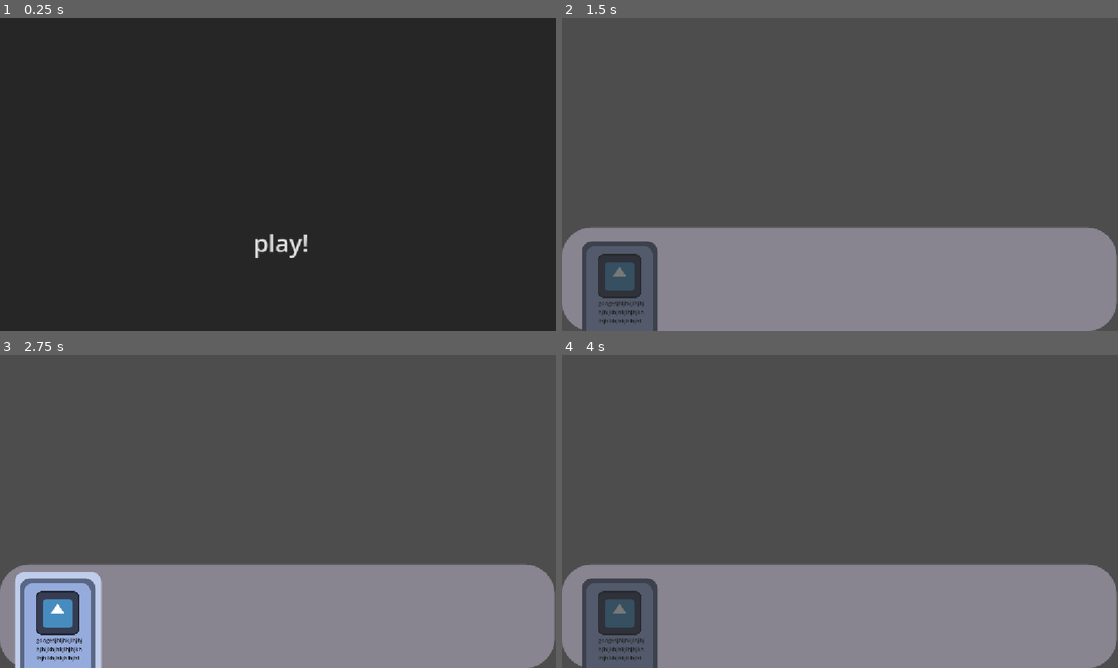
Above: before the commit, frames 1-4 (two rows, left to right).
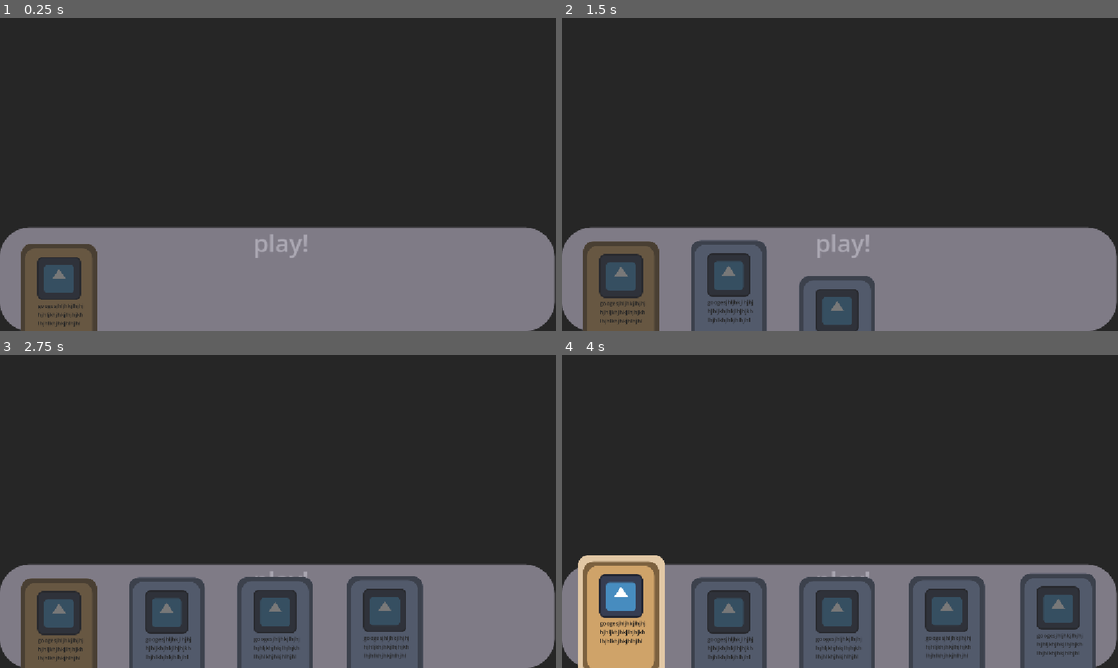
Above: after the commit, the same moments.

Repository: jyoshitanair/star-theif
Game: Godot game, scene res://scenes/loading.tscn
Two runs of this game, one before a commit and one after it. Both use one fixed random seed, a clock stepped at 60 frames per second and the inputs below. The engine's default icon, where the game draws it, is replaced by a stand-in: a white triangle on a blue panel in a dark square.
Inputs (mouse positions are in pixels of both pictures, inside the frame that each line leads up to):
- Up to frame 1 (0.25 s): no input
- Up to frame 2 (1.5 s): click "play!" at 0.5 s; click (845, 243) at 1.25 s, where only the run after the commit has a clickable "play!"
- Up to frame 3 (2.75 s): tap Enter at 2 s; move the mouse to (55, 633) at 2.02 s; hold Right from 2.03 s (still down); click (55, 633) at 2.1 s
- Up to frame 4 (4 s): tap Space at 2.75 s; move the mouse to (728, 527) at 2.77 s; release Right at 2.78 s; hold Down 2.78-3.53 s; click (728, 527) at 2.85 s; tap Enter at 3.5 s; move the mouse to (895, 442) at 3.52 s; hold Right from 3.53 s (still down); tap Alt at 3.6 s; click (895, 442) at 3.8 s

The runs differ from the first frame. In frame 1, 32% of the frame differs, in the area x 0-100%, y 66-100%; in frame 2, 77%; in frame 3, 84%; in frame 4, 88%, in the area x 0-100%, y 0-100%.

Commit message:
cards animation works working on multiplayer now :/

Diff:
--- a/project.godot
+++ b/project.godot
@@ -15,6 +15,10 @@
 config/features=PackedStringArray("4.7", "GL Compatibility")
 config/icon="res://icon.svg"
 
+[autoload]
+
+Manager="*uid://b82mpuv1h8nut"
+
 [display]
 
 window/stretch/mode="canvas_items"
@@ -23,6 +27,14 @@
 [editor_plugins]
 
 enabled=PackedStringArray("res://addons/godot_super-wakatime/plugin.cfg")
+
+[input]
+
+clicked={
+"deadzone": 0.2,
+"events": [Object(InputEventMouseButton,"resource_local_to_scene":false,"resource_name":"","device":-1,"window_id":0,"alt_pressed":false,"shift_pressed":false,"ctrl_pressed":false,"meta_pressed":false,"button_mask":1,"position":Vector2(455, 28),"global_position":Vector2(467, 88),"factor":1.0,"button_index":1,"canceled":false,"pressed":true,"double_click":false,"script":null)
+]
+}
 
 [physics]
 
--- a/scenes/card.tscn
+++ b/scenes/card.tscn
@@ -2,6 +2,9 @@
 
 [ext_resource type="Script" uid="uid://w4s7l5hjoccx" path="res://scripts/card.gd" id="1_d81rb"]
 [ext_resource type="Texture2D" uid="uid://bdp5yi60dfikk" path="res://icon.svg" id="2_6u4wf"]
+
+[sub_resource type="RectangleShape2D" id="RectangleShape2D_cqrfi"]
+size = Vector2(229, 339)
 
 [sub_resource type="StyleBoxFlat" id="StyleBoxFlat_cqrfi"]
 bg_color = Color(1, 1, 1, 1)
@@ -30,45 +33,51 @@
 corner_radius_bottom_right = 30
 corner_radius_bottom_left = 30
 
-[sub_resource type="RectangleShape2D" id="RectangleShape2D_cqrfi"]
-size = Vector2(229, 339)
-
 [node name="Card" type="Node2D" unique_id=1194118314]
 scale = Vector2(0.7, 0.7)
 script = ExtResource("1_d81rb")
 
-[node name="Panel" type="Panel" parent="." unique_id=880550975]
+[node name="Area2D" type="Area2D" parent="." unique_id=2104464704]
+
+[node name="CollisionShape2D" type="CollisionShape2D" parent="Area2D" unique_id=550360223]
+position = Vector2(-1.5, 5.5)
+shape = SubResource("RectangleShape2D_cqrfi")
+
+[node name="visual" type="Node2D" parent="." unique_id=1965317690]
+
+[node name="Panel" type="Panel" parent="visual" unique_id=880550975]
 visible = false
-offset_left = -128.0
-offset_top = -181.0
+offset_left = -127.99999
+offset_top = -180.99998
 offset_right = 129.0
-offset_bottom = 189.0
+offset_bottom = 189.00002
 mouse_filter = 1
 theme_override_styles/panel = SubResource("StyleBoxFlat_cqrfi")
 
-[node name="ColorRect" type="Panel" parent="." unique_id=1666977774]
-offset_left = -113.0
+[node name="ColorRect" type="Panel" parent="visual" unique_id=1666977774]
+offset_left = -112.99999
 offset_top = -162.0
-offset_right = 111.0
+offset_right = 111.00001
 offset_bottom = 173.0
 mouse_filter = 1
 theme_override_styles/panel = SubResource("StyleBoxFlat_rid7q")
 
-[node name="ColorRect2" type="Panel" parent="." unique_id=1342244455]
-offset_left = -101.0
-offset_top = -149.0
-offset_right = 98.0
-offset_bottom = 160.0
+[node name="ColorRect2" type="Panel" parent="visual" unique_id=1342244455]
+offset_left = -100.99999
+offset_top = -148.99998
+offset_right = 98.00001
+offset_bottom = 160.00002
 mouse_filter = 1
 theme_override_styles/panel = SubResource("StyleBoxFlat_pom5n")
 
-[node name="Sprite2D" type="Sprite2D" parent="." unique_id=348951911]
-position = Vector2(-1, -60)
+[node name="Sprite2D" type="Sprite2D" parent="visual" unique_id=348951911]
+position = Vector2(-0.99999994, -59.999996)
+scale = Vector2(0.99999994, 0.99999994)
 texture = ExtResource("2_6u4wf")
 
-[node name="Label" type="Label" parent="." unique_id=1384585475]
-offset_left = -64.0
-offset_top = 9.0
+[node name="Label" type="Label" parent="visual" unique_id=1384585475]
+offset_left = -63.999996
+offset_top = 8.999999
 offset_right = 74.0
 offset_bottom = 148.0
 mouse_filter = 1
@@ -76,19 +85,13 @@
 text = "meow "
 autowrap_mode = 3
 
-[node name="Panel2" type="Panel" parent="." unique_id=1220221136]
-offset_left = -113.0
+[node name="Panel2" type="Panel" parent="visual" unique_id=1220221136]
+offset_left = -112.99999
 offset_top = -162.0
-offset_right = 111.0
+offset_right = 111.00001
 offset_bottom = 173.0
 mouse_filter = 1
 theme_override_styles/panel = SubResource("StyleBoxFlat_6u4wf")
 
-[node name="Area2D" type="Area2D" parent="." unique_id=2104464704]
-
-[node name="CollisionShape2D" type="CollisionShape2D" parent="Area2D" unique_id=550360223]
-position = Vector2(-1.5, 5.5)
-shape = SubResource("RectangleShape2D_cqrfi")
-
 [connection signal="mouse_entered" from="Area2D" to="." method="_on_area_2d_mouse_entered"]
 [connection signal="mouse_exited" from="Area2D" to="." method="_on_area_2d_mouse_exited"]
--- a/scenes/fight.tscn
+++ b/scenes/fight.tscn
@@ -21,6 +21,7 @@
 
 [node name="Card" parent="." unique_id=1194118314 instance=ExtResource("1_537il")]
 position = Vector2(123, 774)
+move_clicked = "meow"
 
 [node name="Card2" parent="." unique_id=1797223111 instance=ExtResource("1_537il")]
 position = Vector2(346, 772)
--- /dev/null
+++ b/scenes/invite.tscn
@@ -0,0 +1,3 @@
+[gd_scene format=3 uid="uid://s43sg8tmqx6j"]
+
+[node name="Invite" type="Node2D" unique_id=504020460]
--- /dev/null
+++ b/scenes/join.tscn
@@ -0,0 +1,3 @@
+[gd_scene format=3 uid="uid://ci02y0duadi57"]
+
+[node name="Join" type="Node2D" unique_id=152130232]
--- a/scenes/loading.tscn
+++ b/scenes/loading.tscn
@@ -1,6 +1,7 @@
 [gd_scene format=3 uid="uid://xhx4p6kd57tw"]
 
 [ext_resource type="Script" uid="uid://dqh52prjnn4sc" path="res://scripts/play-button.gd" id="1_ir5ef"]
+[ext_resource type="PackedScene" uid="uid://iedml5p5d1i" path="res://scenes/fight.tscn" id="2_yc7uc"]
 
 [sub_resource type="StyleBoxEmpty" id="StyleBoxEmpty_cqrfi"]
 
@@ -23,4 +24,11 @@
 text = "play!"
 script = ExtResource("1_ir5ef")
 
+[node name="bar" parent="." unique_id=1185309514 instance=ExtResource("2_yc7uc")]
+
+[node name="Card" parent="bar" index="1" unique_id=1194118314]
+color = Color(0.8120746, 0.63707155, 0.41229284, 1)
+
 [connection signal="pressed" from="Button" to="Button" method="_on_pressed"]
+
+[editable path="bar"]
--- /dev/null
+++ b/scenes/multiplayer.tscn
@@ -0,0 +1,3 @@
+[gd_scene format=3 uid="uid://dnimysf3ss5o6"]
+
+[node name="Multiplayer" type="Node2D" unique_id=863226930]
--- /dev/null
+++ b/scripts/Manager.gd
@@ -0,0 +1,12 @@
+extends Node
+var move_clicked
+var clicked_before= false
+
+# Called when the node enters the scene tree for the first time.
+func _ready() -> void:
+	pass # Replace with function body.
+
+
+# Called every frame. 'delta' is the elapsed time since the previous frame.
+func _process(delta: float) -> void:
+	pass
--- a/scripts/card.gd
+++ b/scripts/card.gd
@@ -2,15 +2,26 @@
 @export var color:Color = Color("#95abdc")
 @export var text:String = "googesjhljhkjlhjhjhjhljkhjhkjlhjhjkhlhjhlkhjhkjhlhjhl"
 @export var texture: Texture2D = preload("res://icon.svg")
-@onready var color_rect: Panel = $ColorRect
-@onready var color_rect_2: Panel = $ColorRect2
-@onready var sprite_2d: Sprite2D = $Sprite2D
-@onready var label: Label = $Label
-@onready var panel: Panel = $Panel
-@onready var panel_2: Panel = $Panel2
+@export var move_clicked:String = "speed"
+@onready var panel: Panel = $visual/Panel
+@onready var color_rect: Panel = $visual/ColorRect
+@onready var color_rect_2: Panel = $visual/ColorRect2
+@onready var sprite_2d: Sprite2D = $visual/Sprite2D
+@onready var label: Label = $visual/Label
+@onready var panel_2: Panel = $visual/Panel2
+@onready var visual: Node2D = $visual
+
 var current = false
+var old_current = false
+var up
+var down
+var bar
+
 # Called when the node enters the scene tree for the first time.
 func _ready() -> void:
+	bar = get_parent()
+	up = Vector2(0, - 50)
+	down =Vector2.ZERO
 	sprite_2d.texture = texture
 	label.text = text
 	##
@@ -27,15 +38,28 @@
 	color_rect_2.add_theme_stylebox_override("panel", style3)
 # Called every frame. 'delta' is the elapsed time since the previous frame.
 func _process(delta: float) -> void:
-	if current:
-		panel.show()
-		panel_2.hide()
-	else:
-		panel_2.show()
-		panel.hide()
-	print(current)
+	if Manager.clicked_before:
+		return
+	if bar.done && ! Manager.clicked_before:
+		if current:
+			panel.show()
+			panel_2.hide()
+			if Input.is_action_just_pressed("clicked"):
+				Manager.move_clicked = move_clicked
+				current = false
+				Manager.clicked_before = true
+				print("me0w")
+				return
+		else:
+			panel_2.show()
+			panel.hide()
+		if current != old_current:
+			visual.position = down if !current else  up
+			old_current = current
 
 func _on_area_2d_mouse_entered() -> void:
-	current = true
+	if ! Manager.clicked_before:
+		current = true
 func _on_area_2d_mouse_exited() -> void:
-	current = false
+	if ! Manager.clicked_before:
+		current = false
--- a/scripts/fightbar.gd
+++ b/scripts/fightbar.gd
@@ -1,4 +1,5 @@
 extends Node2D
+var done = false
 var card = preload("res://scenes/card.tscn")
 var first1 = true
 var first2 = true
@@ -18,16 +19,18 @@
 var loaded_card3
 var loaded_card4
 var positions_array = [Vector2(120.0,774.0), Vector2(346.0,774.0),Vector2(571.0,774.0),Vector2(798.0,774.0),Vector2(1029.0,774.0)]
+@onready var cards =[$Card, $Card2, $Card3, $Card4, $Card5]
 # Called when the node enters the scene tree for the first time.
 func _ready() -> void:
 	for i in range(0,5):
+		var card_node = cards[i]
+		if card_node == null:
+			print(card_node)
+			return
 		var card_name ="loaded_card%d"%i
 		var card_name_end ="loaded_card_end%d"%i
-		var temp_card = card.instantiate()
-		temp_card.position = positions_array[i]
-		add_child(temp_card)
-		set(card_name, temp_card)
-		set(card_name_end, (temp_card.position.y -198))
+		set(card_name, card_node)
+		set(card_name_end, (card_node.position.y -198))
 
 	await get_tree().create_timer(0.8).timeout
 
@@ -35,14 +38,18 @@
 func _process(delta: float) -> void:
 	if first1 ||first2 ||first3 ||first4 ||first5:
 		for i in range(0,5):
+			var firstvariation = "first%d"%(i+1)
+			if !get(firstvariation):
+				continue
 			var card_name1 ="loaded_card%d"%i
 			var card_name_end1 ="loaded_card_end%d"%i
 			var actual_card1  = get(card_name1)
 			if actual_card1:
-				var target_pos = lerp(actual_card1.position.y,get(card_name_end1), delta*10 )
+				var target_pos = lerp(actual_card1.position.y,get(card_name_end1), delta*13)
 				#sets a certain property
 				actual_card1.set_indexed("position:y",target_pos)
 				if is_equal_approx(get(card_name_end1),target_pos):
-					var firstvariation = "first%d"%(i+1)
 					set(firstvariation, false)
-			break
+				break
+	else:
+		done = true
--- /dev/null
+++ b/scripts/multiplayer.gd
@@ -0,0 +1,21 @@
+extends Node2D
+
+
+# Called when the node enters the scene tree for the first time.
+func _ready() -> void:
+	pass # Replace with function body.
+
+
+# Called every frame. 'delta' is the elapsed time since the previous frame.
+func _process(delta: float) -> void:
+	pass
+
+
+func _on_button_3_pressed() -> void:
+	##invite
+	get_tree().change_scene_to_file("")
+
+
+func _on_button_pressed() -> void:
+	##join
+	get_tree().change_scene_to_file("res://scenes/join.tscn")
--- a/scripts/play-button.gd
+++ b/scripts/play-button.gd
@@ -1,4 +1,4 @@
 extends Button
 
 func _on_pressed() -> void:
-	get_tree().change_scene_to_file("res://scenes/fight.tscn")
+	get_tree().change_scene_to_file("res://scenes/multiplayer.tscn")
Not shown, added: addons/godot-secp256k1/godot_secp256k1.gdextension.uid
Not shown, added: addons/piggyback/Constants.gd
Not shown, added: addons/piggyback/Constants.gd.uid
Not shown, added: addons/piggyback/PiggybackLobby.gd
Not shown, added: addons/piggyback/PiggybackLobby.gd.uid
Not shown, added: addons/piggyback/PiggybackPeer.gd
Not shown, added: addons/piggyback/PiggybackPeer.gd.uid
Not shown, added: addons/piggyback/lib/PiggybackConnection.gd
Not shown, added: addons/piggyback/lib/PiggybackConnection.gd.uid
Not shown, added: addons/piggyback/lib/PiggybackRoom.gd
Not shown, added: addons/piggyback/lib/PiggybackRoom.gd.uid
Not shown, added: addons/piggyback/lib/Seriously.gd
(and 64 more such lines)
